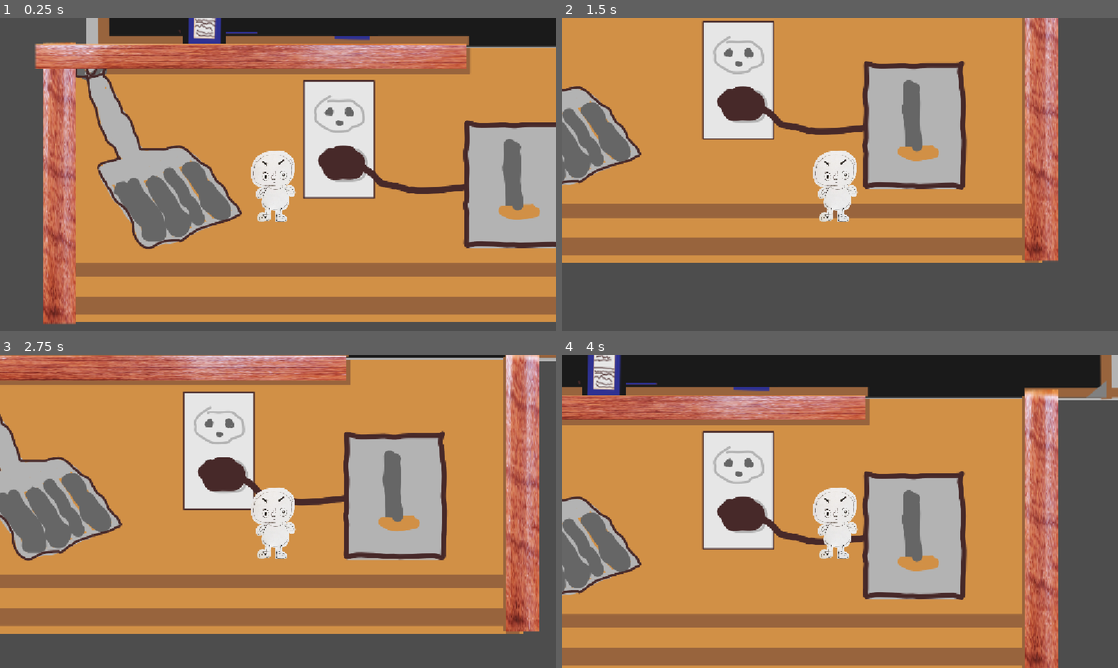
Above: before the commit, frames 1-4 (two rows, left to right).
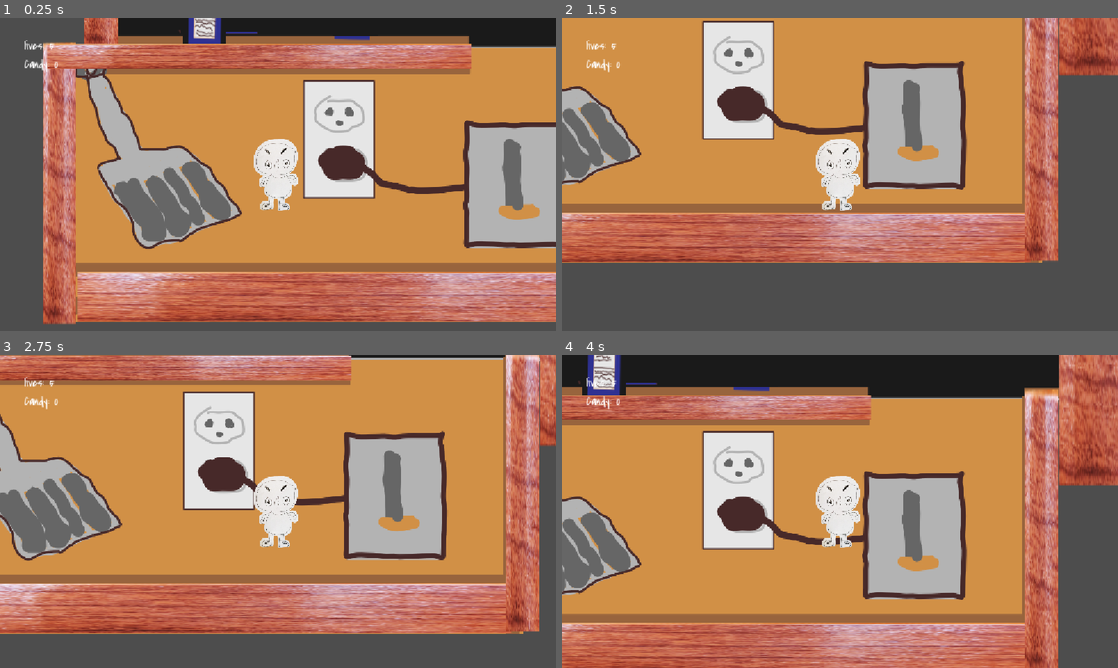
Above: after the commit, the same moments.

Repository: lmg-crono/group-project-final
Game: Godot game, scene res://node_2d.tscn
Two runs of this game, one before a commit and one after it. Both use one fixed random seed, a clock stepped at 60 frames per second and the inputs below. The engine's default icon, where the game draws it, is replaced by a stand-in: a white triangle on a blue panel in a dark square.
Inputs:
- Up to frame 1 (0.25 s): no input
- Up to frame 2 (1.5 s): hold Right (walk_right) from 0.53 s (still down); tap Space (jump) at 0.77 s
- Up to frame 3 (2.75 s): tap Space (jump) at 1.52 s; release Right (walk_right) at 2.03 s; hold Left (walk_left) from 2.03 s (still down)
- Up to frame 4 (4 s): release Left (walk_left) at 2.78 s; hold Right (walk_right) from 2.78 s (still down); tap Space (jump) at 3.02, 3.77 s

The runs differ from the first frame. In frame 1, 17% of the frame differs, in the area x 4-100%, y 0-98%; in frame 2, 16%; in frame 3, 17%; in frame 4, 18%, in the area x 0-100%, y 0-100%.

Commit message:
Just some changes

Diff:
--- a/character_body_2d.tscn
+++ b/character_body_2d.tscn
@@ -81,7 +81,7 @@
 position = Vector2(7, -22)
 
 [node name="Idle2" type="AnimatedSprite2D" parent="." unique_id=900145333]
-position = Vector2(-2, -2)
+position = Vector2(4, -26)
 scale = Vector2(0.3216667, 0.39666668)
 sprite_frames = SubResource("SpriteFrames_ckmbq")
 animation = &"idle"
--- a/node_2d.tscn
+++ b/node_2d.tscn
@@ -175,7 +175,8 @@
 
 [node name="Physics Enemy" parent="." unique_id=1685907076 instance=ExtResource("6_flf07")]
 z_index = 2
-position = Vector2(1788, -726)
+position = Vector2(1776, -707)
+speed = 3
 
 [node name="CharacterBody2D" parent="." unique_id=1230144333 instance=ExtResource("2_0e48y")]
 z_index = 8
@@ -192,7 +193,6 @@
 [node name="CanvasLayer" type="CanvasLayer" parent="." unique_id=541564298]
 
 [node name="Control" type="Control" parent="CanvasLayer" unique_id=1942786605]
-visible = false
 layout_mode = 3
 anchors_preset = 15
 anchor_right = 1.0
@@ -279,7 +279,7 @@
 shape = SubResource("RectangleShape2D_0arap")
 
 [node name="CollisionShape2D" type="CollisionShape2D" parent="StaticBody2D4" unique_id=1521572902]
-position = Vector2(-421, -314.875)
+position = Vector2(-451, -246)
 shape = SubResource("RectangleShape2D_0arap")
 
 [node name="StaticBody2D5" type="StaticBody2D" parent="." unique_id=728103113]
@@ -324,7 +324,6 @@
 texture = ExtResource("14_d2bti")
 
 [node name="Screenshot20260722105345" type="Sprite2D" parent="." unique_id=1428548618]
-visible = false
 position = Vector2(1868, -732)
 scale = Vector2(43.116665, 2.5061731)
 texture = ExtResource("4_0h7mo")
@@ -354,7 +353,7 @@
 scale = Vector2(2.429061, 10.050709)
 texture = ExtResource("4_0h7mo")
 
-[node name="Screenshot20260722105347" type="Sprite2D" parent="." unique_id=603306445]
+[node name="Background void" type="Sprite2D" parent="." unique_id=603306445]
 visible = false
 z_index = -20
 position = Vector2(358.49976, 98.99994)
@@ -396,8 +395,14 @@
 scale = Vector2(0.674999, 23.307693)
 
 [node name="Woodplatform" type="Sprite2D" parent="." unique_id=1053154721]
+z_index = 1
 position = Vector2(-370, 154)
 scale = Vector2(0.15333334, 3.5549998)
+texture = ExtResource("18_k73cj")
+
+[node name="Woodplatform10" type="Sprite2D" parent="." unique_id=2121690350]
+position = Vector2(-284.5, -325.5001)
+scale = Vector2(0.16166663, 2.465)
 texture = ExtResource("18_k73cj")
 
 [node name="Woodplatform5" type="Sprite2D" parent="." unique_id=1232345517]
@@ -406,8 +411,14 @@
 texture = ExtResource("18_k73cj")
 
 [node name="Woodplatform2" type="Sprite2D" parent="." unique_id=1328241755]
+z_index = 1
 position = Vector2(837, 146)
 scale = Vector2(0.15333334, 3.5549998)
+texture = ExtResource("18_k73cj")
+
+[node name="Woodplatform9" type="Sprite2D" parent="." unique_id=1854773815]
+position = Vector2(973, -299)
+scale = Vector2(0.46708316, 4.2422915)
 texture = ExtResource("18_k73cj")
 
 [node name="Woodplatform3" type="Sprite2D" parent="." unique_id=1761612714]
@@ -431,8 +442,14 @@
 texture = ExtResource("18_k73cj")
 
 [node name="Woodplatform8" type="Sprite2D" parent="." unique_id=504944684]
-position = Vector2(3.3750648, -88.00001)
-scale = Vector2(2.01875, 0.3137553)
+z_index = 1
+position = Vector2(20.687504, -88)
+scale = Vector2(1.9910417, 0.3137553)
+texture = ExtResource("18_k73cj")
+
+[node name="Woodplatform11" type="Sprite2D" parent="." unique_id=131827661]
+position = Vector2(211, 407.00003)
+scale = Vector2(2.5966668, 0.625)
 texture = ExtResource("18_k73cj")
 
 [node name="win" type="Area2D" parent="." unique_id=212417344]
Not shown: 1 places in node_2d.tscn that only renumber resources
